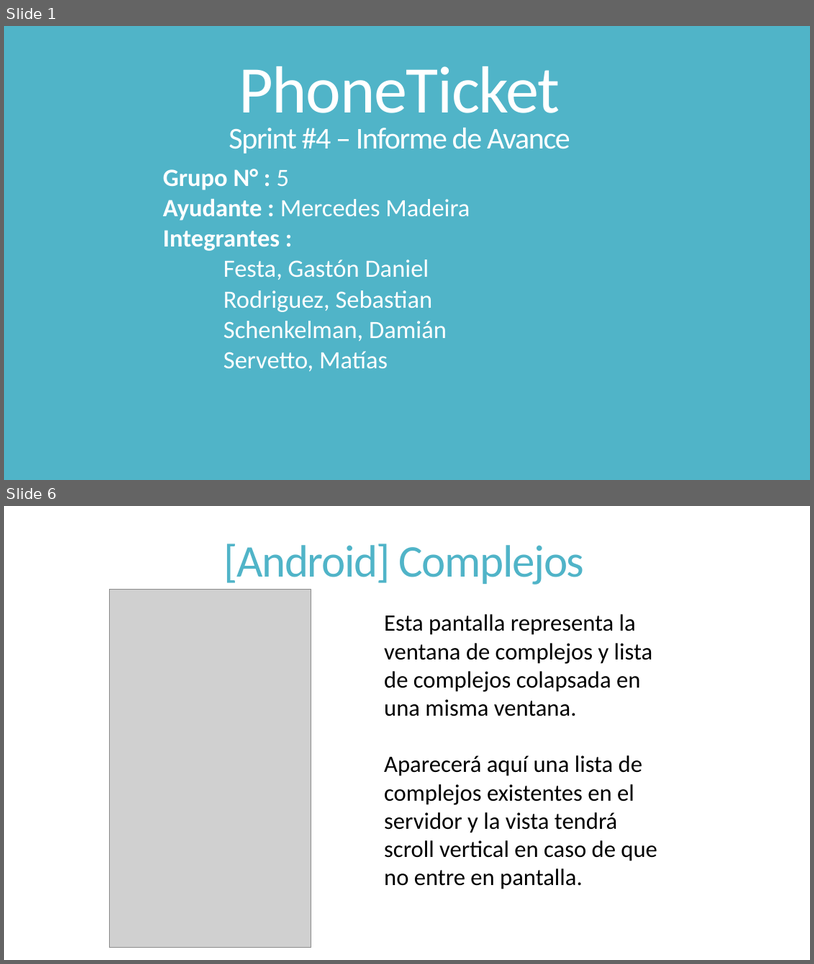
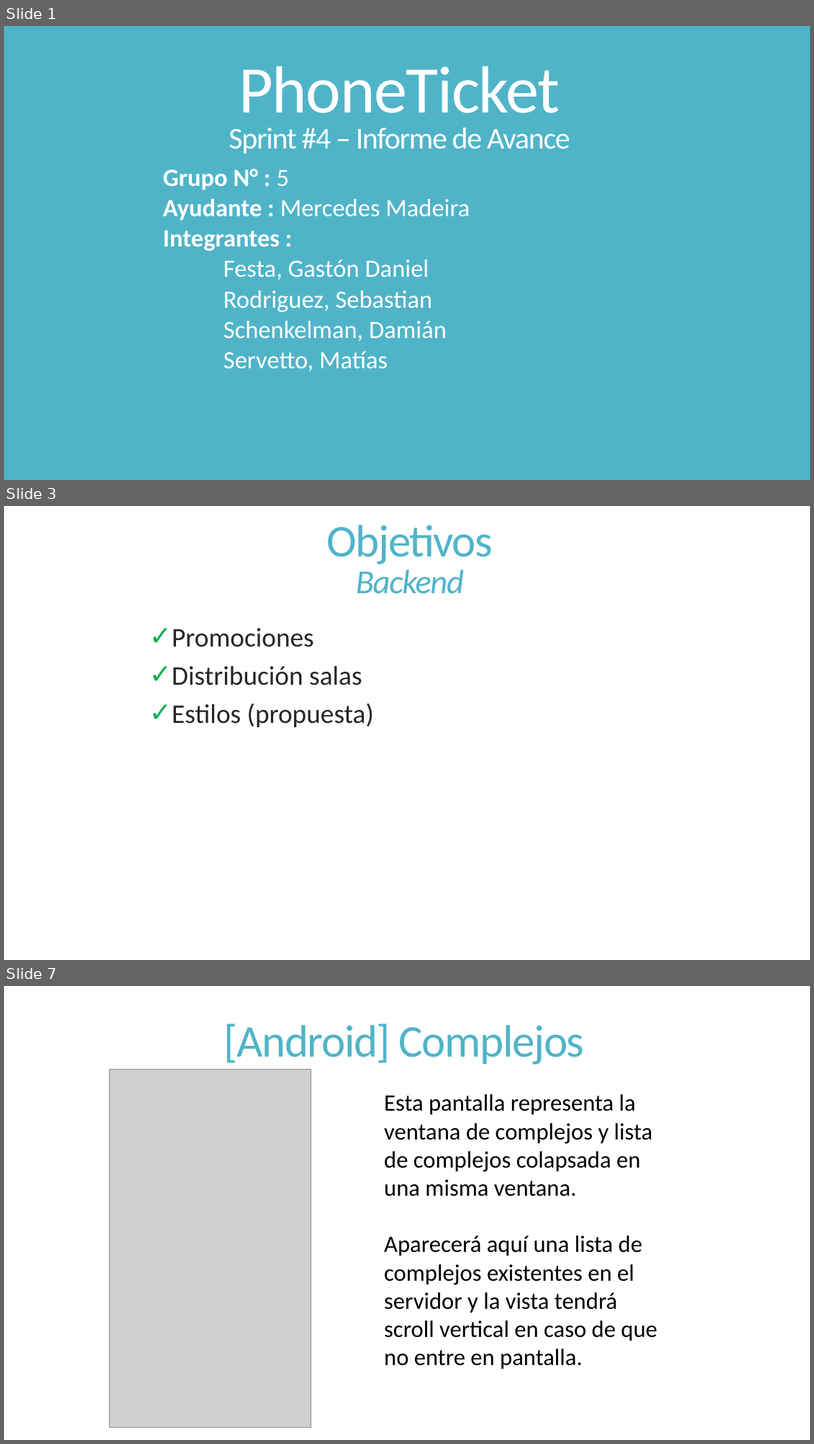
Before and after one commit to dschenkelman/a-malazan-wolvering, a slide deck: docs/Reuniones/Sprint 4/Informe de Avance/2013-10-28-InformedeAvance.pptx. Shown one above the other, each under a label of ours: slides 1 and 6 before the commit, slides 1, 3 and 7 after it; the slides between them are not shown. The pictures are 814x964 and 814x1444 pixels, drawn with LibreOffice and Linux fonts; fonts in the diff are those of the drawing; grey boxes stand for pictures. Boxes give left, top, right and bottom in pixels: in the first picture for what was removed or moved away, otherwise in the second. Text is boxed around its words. In the diff, an @@ line names an element or a change of style, - is before the commit and + after.

```diff
--- a/docs/Reuniones/Sprint 4/Informe de Avance/2013-10-28-InformedeAvance.pptx
+++ b/docs/Reuniones/Sprint 4/Informe de Avance/2013-10-28-InformedeAvance.pptx
@@ slide 3 added at (4, 506, 810, 960), background #FFFFFF @@
@@ title added at (327, 525, 493, 594), 54 pt, text #50B4C8 @@
+Objetivos
+Backend
@@ text added at (172, 628, 374, 727), 32 pt, text #262626 @@
+✓ Promociones
+✓ Distribución salas
+✓ Estilos (propuesta)
@@ what was slide 6 is now slide 7 @@
```
Also in this commit, not shown: 2 slides changed, 5 other slides added, 2 slides removed, 2 other files.
